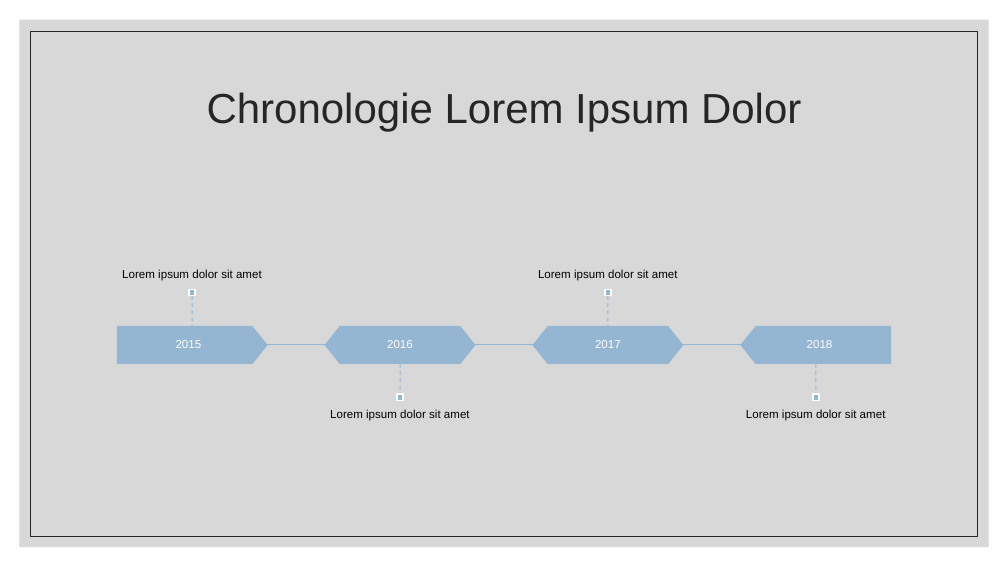
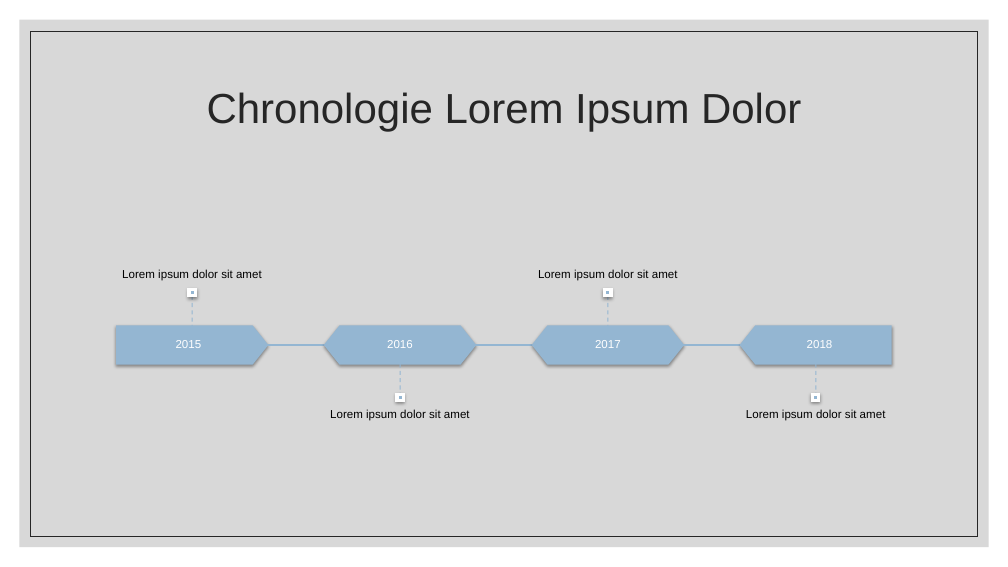
Before and after one commit to swip10/OPA, a slide deck: slide 2 of Gestion de projet/Présentation projet_OPA.pptx. Drawn at 1008x567 pixels with LibreOffice and Linux fonts; fonts in the diff are those of the drawing. Boxes give left, top, right and bottom in pixels: in the first picture for what was removed or moved away, otherwise in the second. Text is boxed around its words. In the diff, an @@ line names an element or a change of style, - is before the commit and + after.

```diff
--- a/Gestion de projet/Présentation projet_OPA.pptx
+++ b/Gestion de projet/Présentation projet_OPA.pptx
@@ outline #94B6D2 1 pt to #94B6D2 2 pt; shadow on in 4 elements at box(117, 327, 267, 364), box(325, 327, 475, 364), box(533, 327, 683, 364), box(741, 327, 891, 364) @@
@@ outline #94B6D2 1 pt to #94B6D2 2 pt in 3 elements at box(683, 345, 741, 345), box(267, 345, 325, 345), box(475, 345, 533, 345) @@
@@ outline #FFFFFF 1.5 pt to #FFFFFF 3 pt; shadow on in 4 elements at box(189, 290, 195, 296), box(397, 395, 403, 401), box(605, 290, 611, 296), box(813, 395, 819, 401) @@
```
Also in this commit, not shown: 5 other slides changed, 1 slide added.
